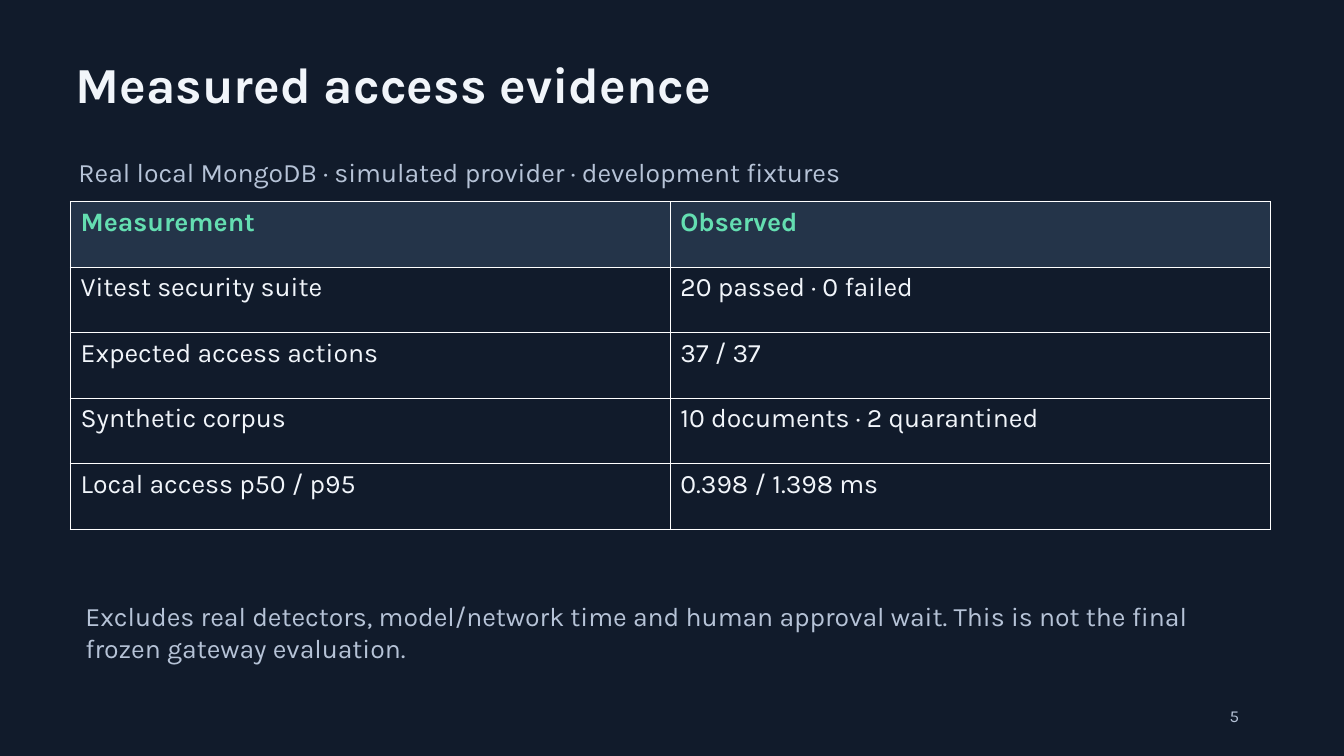
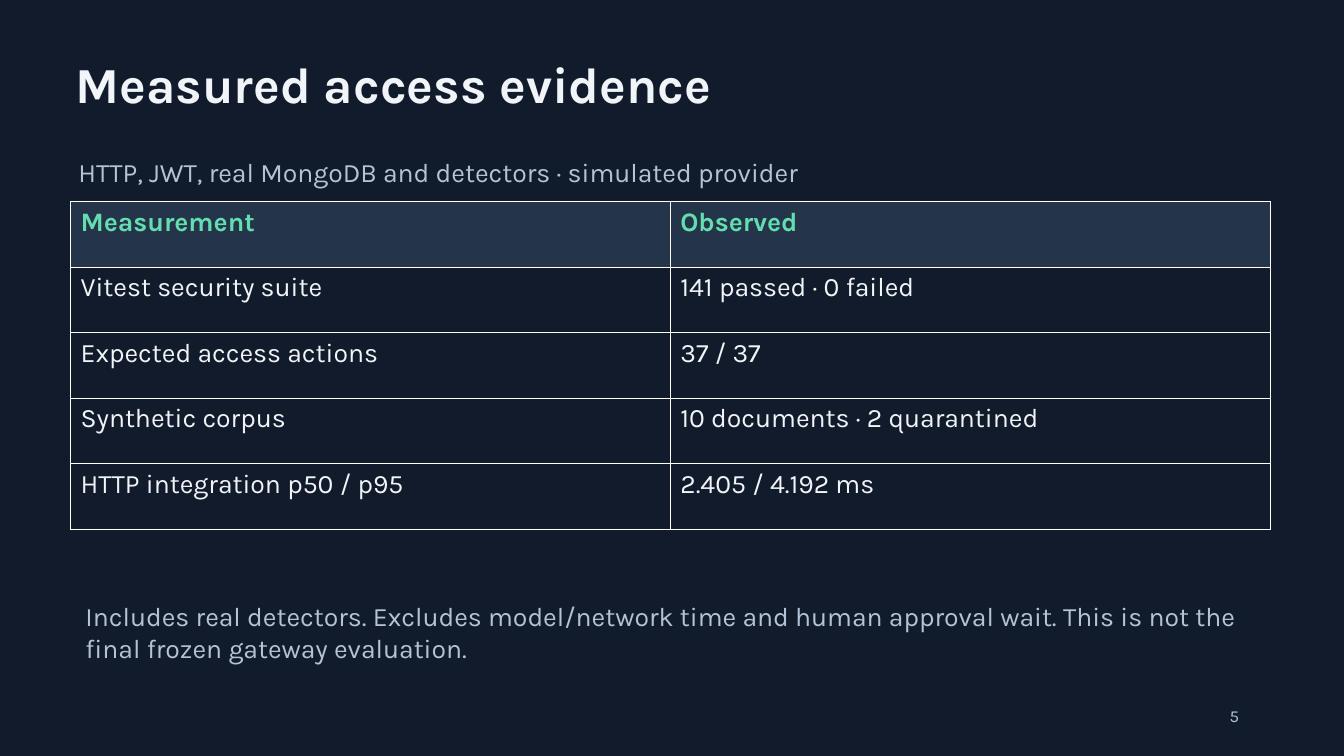
Before and after one commit to TeamElara/Aevia-AI, a slide deck: slide 5 of docs/Alwaz-LeakShield.pptx. Drawn at 1344x756 pixels with LibreOffice and Linux fonts; fonts in the diff are those of the drawing. Boxes give left, top, right and bottom in pixels: in the first picture for what was removed or moved away, otherwise in the second. Text is boxed around its words. In the diff, an @@ line names an element or a change of style, - is before the commit and + after.

```diff
--- a/docs/Alwaz-LeakShield.pptx
+++ b/docs/Alwaz-LeakShield.pptx
@@ text at bbox=[78, 164, 798, 189]: text changed @@
-Real local MongoDB · simulated provider · development fixtures
+HTTP, JWT, real MongoDB and detectors · simulated provider
@@ table at bbox=[71, 202, 1270, 529] @@
-row 2, column 2: 20 passed · 0 failed
+row 2, column 2: 141 passed · 0 failed
-row 5, column 1: Local access p50 / p95
+row 5, column 1: HTTP integration p50 / p95
-row 5, column 2: 0.398 / 1.398 ms
+row 5, column 2: 2.405 / 4.192 ms
@@ text at bbox=[85, 606, 1235, 665]: text changed @@
-Excludes real detectors, model/network time and human approval wait. This is not the final frozen gateway evaluation.
+Includes real detectors. Excludes model/network time and human approval wait. This is not the final frozen gateway evaluation.
```
Also in this commit, not shown: 2 other slides changed, 23 other files.
